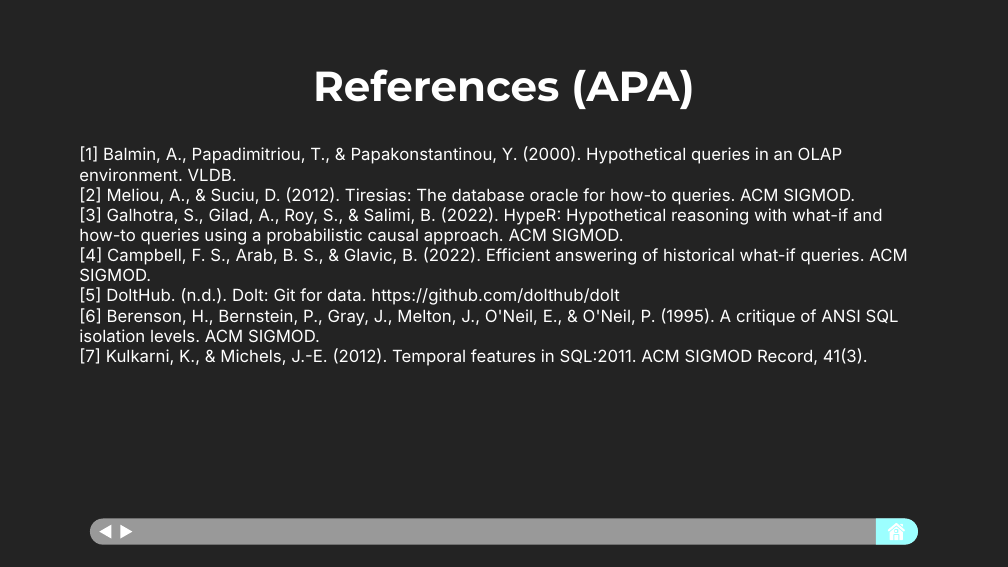
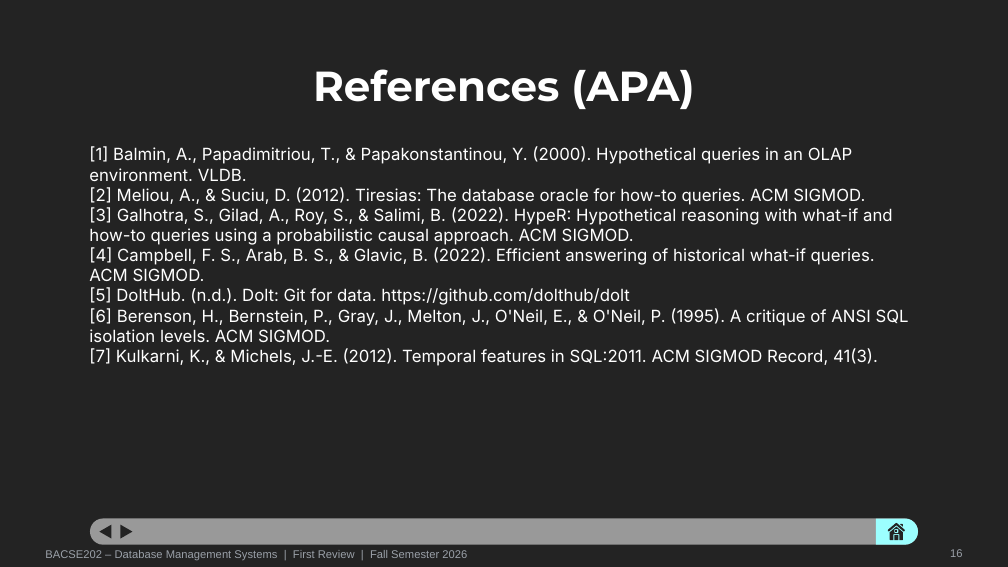
Before and after one commit to prakritijha26/DatabaseSystems_Project, a slide deck: slide 16 of WhatIf_Database_Review_1.pptx (slide 10 before the commit). Drawn at 1008x567 pixels with LibreOffice and Linux fonts; fonts in the diff are those of the drawing. Boxes give left, top, right and bottom in pixels: in the first picture for what was removed or moved away, otherwise in the second. Text is boxed around its words. In the diff, an @@ line names an element or a change of style, - is before the commit and + after.

Commit message:
"Updated Review 1 PPT and PDF"

```diff
--- a/WhatIf_Database_Review_1.pptx
+++ b/WhatIf_Database_Review_1.pptx
@@ text "[1] Balmin, A., Papadimitriou, T., ..." rewrapped from box(79, 147, 907, 366) to box(89, 147, 909, 366) @@
@@ freeform shape at box(888, 523, 905, 531): fill #FFFFFF to #232323; outline redrawn @@
@@ fill #FFFFFF to #232323 in 5 elements at box(100, 524, 112, 538), box(121, 524, 133, 538), box(900, 524, 903, 527), box(895, 530, 897, 532), box(890, 526, 903, 539) @@
@@ freeform shape at box(894, 535, 898, 540): fill #FFFFFF to #232323; outline redrawn @@
@@ text added at box(45, 550, 467, 560), 8 pt, text #9AA0A8 @@
+BACSE202 – Database Management Systems | First Review | Fall Semester 2026
@@ text added at box(950, 549, 962, 557), 8 pt, text #9AA0A8 @@
+16
```
Also in this commit, not shown: 9 other slides changed, 6 slides added, 2 other files.
